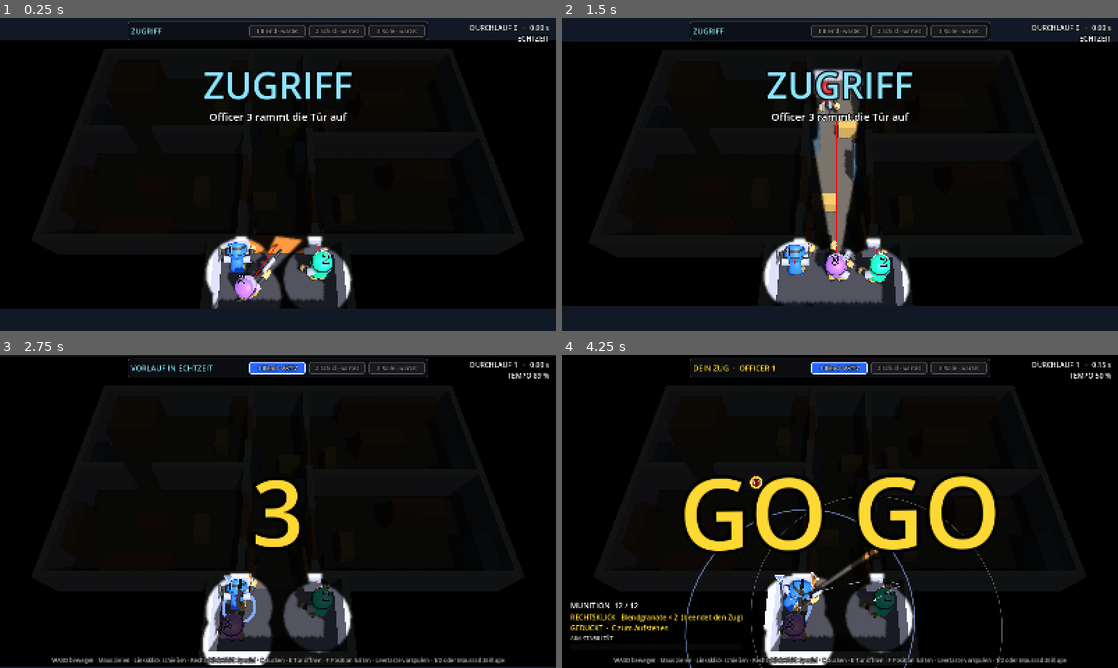
Above: before the commit, frames 1-4 (two rows, left to right).
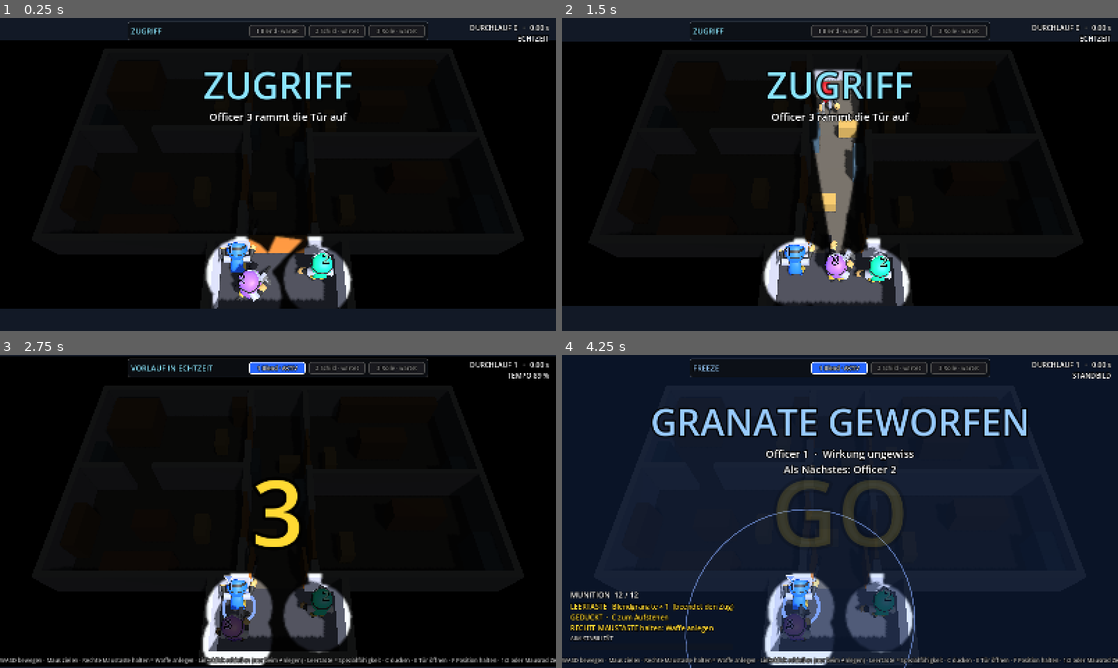
Above: after the commit, the same moments.

Repository: mathologyyy/showdown
Game: Godot game, scene res://scenes/main.tscn
The game is run twice, just before and just after one commit, with the same random seed, the same clock (stepped at 60 frames per second) and the same inputs.
Inputs (mouse positions are in pixels of both pictures, inside the frame that each line leads up to):
- Up to frame 1 (0.25 s): no input
- Up to frame 2 (1.5 s): tap Enter at 0.5 s; move the mouse to (962, 158) at 0.52 s; hold D 0.53-1.28 s; hold Shift 0.53-1.28 s; click (962, 158) at 0.67 s; tap Space at 0.77, 0.8, 1.07, 1.35 s; move the mouse to (728, 190) at 1.27 s; hold S from 1.28 s (still down); click (728, 190) at 1.42 s
- Up to frame 3 (2.75 s): tap Space at 1.52, 1.82, 2.3 s; tap Shift at 1.55 s; move the mouse to (333, 442) at 2.02 s; release S at 2.03 s; hold D from 2.03 s (still down); hold Shift from 2.03 s (still down); click (333, 442) at 2.17 s
- Up to frame 4 (4.25 s): move the mouse to (812, 574) at 2.77 s; release D at 2.78 s; release Shift at 2.78 s; hold W 2.78-3.53 s; tap F at 2.85 s; click (812, 574) at 2.92 s; tap Space at 3.02, 3.32 s; tap Shift at 3.05 s; move the mouse to (1006, 558) at 3.52 s; hold A from 3.53 s (still down); hold Space from 3.53 s (still down); tap Enter at 3.6 s; click (1006, 558) at 3.67 s

The runs differ from the first frame. In frame 1, 0.8% of the frame differs, in the area x 40-60%, y 72-91%; in frame 2, 0.3%; in frame 3, 1.4%; in frame 4, 92%, in the area x 0-100%, y 0-100%.

Commit message:
Zielen: Waffe per rechter Maustaste anlegen, Spezialfähigkeit auf Leertaste
Co-Authored-By: Claude Fable 5.2 <noreply@anthropic.com>

Diff:
--- a/showdown/gameplay_tweaks.cfg
+++ b/showdown/gameplay_tweaks.cfg
@@ -16,6 +16,8 @@
 crouch_speed_factor = 0.7
 ; Lauftempo mit erhobenem Schild (Faktor auf move_speed)
 shield_speed_factor = 0.55
+; Lauftempo mit angelegter Waffe (Faktor auf move_speed)
+aim_move_speed_factor = 1.0
 ; wie schnell die Waffe dem Mauszeiger folgt (1/s Spielzeit), bisher aim_follow
 aim_turn_speed = 6.0
 ; Spielsekunden Stillstand bis volle Stabilität, bisher stabilize_time
--- a/showdown/scripts/actor.gd
+++ b/showdown/scripts/actor.gd
@@ -53,6 +53,7 @@
 	model = CharacterModel.new()
 	_visual.add_child(model)
 	model.build(kind, p_color)
+	model.set_aiming(kind == "enemy")   # Gegner vorerst immer im Anschlag (wird später von der KI gesteuert)
 
 	if label != "":
 		var l := Label3D.new()
--- a/showdown/scripts/character_model.gd
+++ b/showdown/scripts/character_model.gd
@@ -24,6 +24,7 @@
 
 var _anim: AnimationPlayer
 var _armed := false
+var _aiming := false         # Waffe angelegt (Zielhaltung); nur optisch
 var _state := ""
 var _dead := false
 var _inst: Node3D
@@ -101,6 +102,16 @@
 		_enter(want)
 
 
+## Waffe anlegen/gesenkt. Merkt den Wert und wechselt sofort die Pose, solange die
+## Figur steht, geht oder läuft; bei toten/rollenden Figuren wird nur der Wert gemerkt.
+func set_aiming(on: bool) -> void:
+	if on == _aiming:
+		return
+	_aiming = on
+	if _state == "stand" or _state == "walk" or _state == "run":
+		_enter(_state)
+
+
 ## Abdunkeln über ein halbtransparentes schwarzes Overlay auf allen Meshes.
 func set_dim(on: bool) -> void:
 	if on == _dimmed:
@@ -180,16 +191,26 @@
 	_state = state
 	match state:
 		"run":
-			_anim.play("Run_Shoot" if _armed else "Run", blend)
+			if _armed:
+				_anim.play("Run_Shoot" if _aiming else "Run_Gun", blend)
+			else:
+				_anim.play("Run", blend)
 		"walk":
-			_anim.play("Walk_Shoot" if _armed else "Walk", blend)
+			if _armed:
+				_anim.play("Walk_Shoot" if _aiming else "Walk", blend)
+			else:
+				_anim.play("Walk", blend)
 		"stand":
-			# Standbilder mit Abspieltempo 0 (statt pause()), damit das Überblenden
-			# aus der vorigen Animation trotzdem zu Ende läuft.
 			if _armed:
-				# Zielhaltung = erstes Bild der Schuss-Animation
-				_anim.play("Idle_Shoot", blend, 0.0)
-				_anim.seek(0.0, true)
+				if _aiming:
+					# Zielhaltung = erstes Bild der Schuss-Animation. Standbilder mit
+					# Abspieltempo 0 (statt pause()), damit das Überblenden aus der
+					# vorigen Animation trotzdem zu Ende läuft.
+					_anim.play("Idle_Shoot", blend, 0.0)
+					_anim.seek(0.0, true)
+				else:
+					# Waffe gesenkt: normale Stand-Animation, loopt
+					_anim.play("Idle", blend)
 			else:
 				# Geiseln kauern am Boden
 				_anim.play("Duck", 0.0, 0.0)
--- a/showdown/scripts/game_manager.gd
+++ b/showdown/scripts/game_manager.gd
@@ -10,7 +10,8 @@
 ## und der Spieler übernimmt den nächsten Officer ("Übernahme"). Vor jeder Übernahme
 ## läuft ein Countdown 3 – 2 – 1 – GO GO GO.
 ##
-## Spezialfähigkeiten (Aktionstaste): Blendgranate, Schild, Hechtrolle – siehe officer.gd.
+## Spezialfähigkeiten (Leertaste): Blendgranate, Schild, Hechtrolle – siehe officer.gd.
+## Rechte Maustaste halten legt die Waffe an (Laser, Streubogen, Schießen).
 ## Kugeln prallen an Metall-Objekten (Level.METAL) ab.
 ##
 ## Sind in einer Auswertung alle Gegner ausgeschaltet, folgt das Abschluss-Replay
@@ -85,7 +86,8 @@
 var active: Officer = null
 var rounds := RoundSystem.new()
 
-## Optional für Tests/Bots: ersetzt Maus+Tastatur. Liefert {move: Vector2, aim: Vector3}.
+## Optional für Tests/Bots: ersetzt Maus+Tastatur.
+## Liefert {move: Vector2, aim: Vector3, action: bool, aim_hold: bool} (aim_hold optional).
 var input_provider: Callable
 
 var _all: Array[Actor] = []          # officers + enemies + hostages, feste Reihenfolge
@@ -620,7 +622,7 @@
 				var crouch := _crouch_req
 				_crouch_req = false
 				var shield_before := o.shield_up
-				var thrown := o.control_tick(inp.move, inp.aim, held, pressed, crouch, dt)
+				var thrown := o.control_tick(inp.move, inp.aim, inp.get("aim_hold", false), held, pressed, crouch, dt)
 				_track.add_frame(o)
 				if thrown:
 					var target := _grenade_target(o, inp.aim)
@@ -1063,15 +1065,13 @@
 	if event is InputEventMouseButton and event.pressed:
 		if event.button_index == MOUSE_BUTTON_LEFT:
 			request_fire()
-		elif event.button_index == MOUSE_BUTTON_RIGHT:
-			request_action()
 		elif event.button_index == MOUSE_BUTTON_WHEEL_UP:
 			TimeControl.adjust(0.01)
 		elif event.button_index == MOUSE_BUTTON_WHEEL_DOWN:
 			TimeControl.adjust(-0.01)
 	elif event is InputEventKey and event.pressed and not event.echo:
 		match event.physical_keycode:
-			KEY_SHIFT:
+			KEY_SPACE:
 				request_action()
 			KEY_F, KEY_ENTER:
 				request_hold()
@@ -1133,9 +1133,9 @@
 	if Input.is_physical_key_pressed(KEY_S): move.y += 1.0
 	if Input.is_physical_key_pressed(KEY_A): move.x -= 1.0
 	if Input.is_physical_key_pressed(KEY_D): move.x += 1.0
-	var action := Input.is_mouse_button_pressed(MOUSE_BUTTON_RIGHT) \
-			or Input.is_physical_key_pressed(KEY_SHIFT)
-	return {"move": move.normalized(), "aim": _mouse_world_point(), "action": action}
+	var action := Input.is_physical_key_pressed(KEY_SPACE)
+	return {"move": move.normalized(), "aim": _mouse_world_point(), "action": action,
+			"aim_hold": Input.is_mouse_button_pressed(MOUSE_BUTTON_RIGHT)}
 
 
 ## Mauszeiger auf die Ebene in Schusshöhe projiziert.
@@ -1157,9 +1157,6 @@
 	var real_dt := minf((now - _last_usec) / 1000000.0, 0.1)
 	_last_usec = now
 	_time += real_dt
-
-	TimeControl.fast_forward = phase == Phase.PLAYING and _taken \
-			and Input.is_physical_key_pressed(KEY_SPACE)
 
 	# Vorlauf in Echtzeit, dann Countdown mit Abbremsen auf Zeitlupe
 	if phase == Phase.PLAYING and not _taken:
@@ -1236,18 +1233,20 @@
 		# Officer, die gerade nicht gespielt werden, treten optisch zurück
 		var dim := active != null and o != active and (phase == Phase.PLAYING or phase == Phase.BREAK)
 		o.set_dim(dim)
-		beam.visible = o.alive
+		# Laser nur, wenn der Officer lebt UND die Waffe angelegt hat
+		beam.visible = o.alive and o.aiming
 		beam2.visible = false
 		if not o.alive:
 			continue
 		var ends := _laser_ends(o, poses[i].pos, poses[i].yaw)
-		beam.set_alpha(0.3 if dim else 0.9)
-		beam.set_points(ends[0], ends[1])
-		if ends.size() > 2:
-			# Laser spiegelt sich an Metall: zeigt, wohin ein Abpraller fliegen würde
-			beam2.visible = true
-			beam2.set_alpha(0.15 if dim else 0.55)
-			beam2.set_points(ends[1], ends[2])
+		if beam.visible:
+			beam.set_alpha(0.3 if dim else 0.9)
+			beam.set_points(ends[0], ends[1])
+			if ends.size() > 2:
+				# Laser spiegelt sich an Metall: zeigt, wohin ein Abpraller fliegen würde
+				beam2.visible = true
+				beam2.set_alpha(0.15 if dim else 0.55)
+				beam2.set_points(ends[1], ends[2])
 		if o == active and (phase == Phase.PLAYING or phase == Phase.BREAK):
 			_highlight_active(o, poses[i], ends)
 
@@ -1331,7 +1330,7 @@
 	_active_ring.scale = Vector3(pulse, 0.15, pulse)
 	(_active_ring.material_override as StandardMaterial3D).albedo_color = col
 	_fx.marker = {"pos": pose.pos, "color": col}
-	if _taken:
+	if _taken and o.aiming:
 		# Streuung: Bogen mit Radius = Entfernung zum Laser-Ende, Öffnung = ± Streuwinkel
 		_fx.arc = {"origin": ends[0], "yaw": pose.yaw, "spread": o.current_spread(),
 			"dist": (ends[0] as Vector3).distance_to(ends[1])}
@@ -1445,13 +1444,15 @@
 	var text := ""
 	match o.role:
 		"flash":
-			text = "RECHTSKLICK   Blendgranate × %d" % o.grenades \
+			text = "LEERTASTE   Blendgranate × %d" % o.grenades \
 					+ ("  (beendet den Zug)" if GRENADE_ENDS_TURN else "")
 		"shield":
-			text = "RECHTSKLICK   Schild heben" + ("  (beendet den Zug)" if SHIELD_ENDS_TURN else "")
+			text = "LEERTASTE   Schild heben" + ("  (beendet den Zug)" if SHIELD_ENDS_TURN else "")
 		"roll":
-			text = "RECHTSKLICK   Hechtrolle  ·  " + ("bereit" if o.roll_ready() >= 1.0 else "lädt …")
-	return text + ("\nGEDUCKT  ·  C zum Aufstehen" if o.crouched else "\nC zum Ducken")
+			text = "LEERTASTE   Hechtrolle  ·  " + ("bereit" if o.roll_ready() >= 1.0 else "lädt …")
+	var aim_line := "WAFFE ANGELEGT  ·  Linksklick schießt" if o.aiming \
+			else "RECHTE MAUSTASTE halten: Waffe anlegen"
+	return text + ("\nGEDUCKT  ·  C zum Aufstehen" if o.crouched else "\nC zum Ducken") + "\n" + aim_line
 
 
 # --- Hilfen ---------------------------------------------------------------------
--- a/showdown/scripts/hud.gd
+++ b/showdown/scripts/hud.gd
@@ -133,7 +133,7 @@
 	_hint.offset_top = -34
 	_hint.offset_bottom = -10
 	_hint.horizontal_alignment = HORIZONTAL_ALIGNMENT_CENTER
-	_hint.text = "WASD bewegen · Maus zielen · Linksklick schießen · Rechtsklick/Shift Spezial · C ducken · E Tür öffnen · F Position halten · Leertaste vorspulen · 1/2 oder Mausrad Zeitlupe"
+	_hint.text = "WASD bewegen · Maus zielen · Rechte Maustaste halten = Waffe anlegen · Linksklick schießen (nur beim Anlegen) · Leertaste = Spezialfähigkeit · C ducken · E Tür öffnen · F Position halten · 1/2 oder Mausrad Zeitlupe"
 
 	# --- Tafel in der Mitte (Fehlschlag, Ergebnis) ---
 	_panel = PanelContainer.new()
--- a/showdown/scripts/officer.gd
+++ b/showdown/scripts/officer.gd
@@ -3,7 +3,8 @@
 ## Ein SEK-Officer. Wird entweder vom Spieler gesteuert (control_tick) oder
 ## vom GameManager aus einer Aufzeichnung nachgefahren (Actor.apply_frame + apply_flags).
 ##
-## Jeder Officer hat eine Spezialfähigkeit auf der Aktionstaste:
+## Zielen: Rechte Maustaste halten legt die Waffe an (Laser, Streubogen, Schießen).
+## Jeder Officer hat eine Spezialfähigkeit auf der Aktionstaste (Leertaste):
 ##   "flash"  – wirft eine Blendgranate zum Mauszeiger
 ##   "shield" – hält, solange die Taste gedrückt ist, ein Schild vor sich
 ##   "roll"   – Hechtrolle in Laufrichtung
@@ -12,6 +13,7 @@
 const FLAG_SHIELD := 1
 const FLAG_ROLL := 2
 const FLAG_CROUCH := 4
+const FLAG_AIM := 8
 ## Schild als Strecke quer vor dem Officer (für die Kugel-Berechnung im GameManager).
 const SHIELD_DIST := 0.5
 const SHIELD_HALF_WIDTH := 0.7
@@ -26,6 +28,7 @@
 @export var max_ammo := 12
 @export var max_grenades := 2
 @export var shield_speed_factor := 0.55  # Lauftempo mit erhobenem Schild
+@export var aim_move_speed_factor := 1.0 # Lauftempo mit angelegter Waffe
 @export var crouch_speed_factor := 0.7   # Lauftempo geduckt
 @export var roll_speed_factor := 2.0     # Tempo der Rolle als Vielfaches von move_speed
 @export var roll_time := 0.42            # Dauer der Rolle
@@ -38,6 +41,7 @@
 ## 0..1, lädt beim Stillstehen auf, Bewegung setzt sie zurück.
 var stability := 0.0
 var shield_up := false
+var aiming := false                       # Waffe angelegt
 var rolling := false
 var crouched := false
 var ram: Node3D                          # Rammbock (nur im Intro sichtbar)
@@ -54,6 +58,7 @@
 	move_speed = Tweaks.num("player", "move_speed", 3.2)
 	crouch_speed_factor = Tweaks.num("player", "crouch_speed_factor", 0.7)
 	shield_speed_factor = Tweaks.num("player", "shield_speed_factor", 0.55)
+	aim_move_speed_factor = Tweaks.num("player", "aim_move_speed_factor", 1.0)
 	aim_follow = Tweaks.num("player", "aim_turn_speed", 6.0)
 	stabilize_time = Tweaks.num("player", "aim_steady_time", 0.6)
 	spread_max_deg = Tweaks.num("player", "spread_max_deg", 7.0)
@@ -73,9 +78,10 @@
 		_build_shield()
 
 
-## Einen Simulations-Tick lang steuern. action_held/action_pressed: Aktionstaste.
+## Einen Simulations-Tick lang steuern. aim_held: rechte Maustaste gehalten (Waffe
+## anlegen). action_held/action_pressed: Aktionstaste (Leertaste, Spezialfähigkeit).
 ## Liefert true, wenn in diesem Tick eine Blendgranate geworfen wird.
-func control_tick(move: Vector2, aim_point: Vector3, action_held: bool, action_pressed: bool,
+func control_tick(move: Vector2, aim_point: Vector3, aim_held: bool, action_held: bool, action_pressed: bool,
 		crouch_toggle: bool, dt: float) -> bool:
 	if crouch_toggle:
 		set_crouched(not crouched)
@@ -101,6 +107,9 @@
 				_roll_dir = Vector3(move.x, 0.0, move.y) if move.length_squared() > 0.001 else forward()
 				_set_rolling(true)
 
+	# Waffe anlegen: nur mit gehaltener Ziel-Taste, nie mit erhobenem Schild oder während der Rolle
+	_set_aiming(aim_held and not shield_up and not rolling)
+
 	if _roll_left > 0.0:
 		# Rolle: fester Satz in Startrichtung, nicht lenkbar
 		move_step(_roll_dir * move_speed * roll_speed_factor * dt)
@@ -112,12 +121,15 @@
 		return false
 
 	var factor := shield_speed_factor if shield_up else 1.0
+	if aiming:
+		factor *= aim_move_speed_factor
 	if crouched:
 		factor *= crouch_speed_factor
 	move_step(Vector3(move.x, 0.0, move.y) * move_speed * factor * dt)
 
 	_recover = maxf(0.0, _recover - dt)
-	if move.length_squared() > 0.001 or shield_up or _recover > 0.0:
+	# Stabilität lädt nur mit angelegter Waffe und im Stillstand auf
+	if not aiming or move.length_squared() > 0.001 or shield_up or _recover > 0.0:
 		stability = 0.0
 	else:
 		stability = minf(1.0, stability + dt / stabilize_time)
@@ -125,7 +137,7 @@
 
 
 func can_fire() -> bool:
-	return ammo > 0 and not shield_up and not rolling
+	return ammo > 0 and aiming and not shield_up and not rolling
 
 
 ## 0..1: wie weit die Rolle wieder bereit ist.
@@ -155,11 +167,12 @@
 
 
 func flags() -> int:
-	return (FLAG_SHIELD if shield_up else 0) | (FLAG_ROLL if rolling else 0) \
-			| (FLAG_CROUCH if crouched else 0)
+	return (FLAG_AIM if aiming else 0) | (FLAG_SHIELD if shield_up else 0) \
+			| (FLAG_ROLL if rolling else 0) | (FLAG_CROUCH if crouched else 0)
 
 
 func apply_flags(f: int) -> void:
+	_set_aiming(f & FLAG_AIM != 0)
 	_set_shield(f & FLAG_SHIELD != 0)
 	_set_rolling(f & FLAG_ROLL != 0)
 	set_crouched(f & FLAG_CROUCH != 0)
@@ -190,6 +203,11 @@
 	ram.visible = false
 
 
+func _set_aiming(on: bool) -> void:
+	aiming = on
+	model.set_aiming(on)
+
+
 func _set_shield(on: bool) -> void:
 	shield_up = on
 	if _shield_mesh:
@@ -204,6 +222,7 @@
 func set_alive(value: bool, instant := false) -> void:
 	super(value, instant)
 	if not value:
+		_set_aiming(false)
 		_set_shield(false)
 		rolling = false
 
@@ -252,6 +271,7 @@
 	_roll_left = 0.0
 	_roll_cd = 0.0
 	_recover = 0.0
+	_set_aiming(false)
 	_set_shield(false)
 	_set_rolling(false)
 	set_crouched(s.crouched and alive)
--- a/showdown/scripts/time_control.gd
+++ b/showdown/scripts/time_control.gd
@@ -13,11 +13,8 @@
 const SIM_HZ := 480
 const DT := 1.0 / SIM_HZ
 
-## Zeitlupe im normalen Spiel (0.10 = 10 % Echtzeit). Im Spiel mit Q/E änderbar.
+## Zeitlupe im normalen Spiel (0.10 = 10 % Echtzeit). Mit 1/2 oder Mausrad änderbar.
 var slowmo_scale := 0.10
-## Multiplikator, solange "Vorspulen" (Leertaste) gehalten wird.
-var fast_forward_factor := 5.0
-var fast_forward := false
 ## > 0: fester Wert, der die Zeitlupe überschreibt (Auswertung, Abschluss-Replay = 1.0).
 var override_scale := -1.0
 
@@ -33,7 +30,7 @@
 func current_scale() -> float:
 	if override_scale > 0.0:
 		return override_scale
-	return slowmo_scale * (fast_forward_factor if fast_forward else 1.0)
+	return slowmo_scale
 
 
 func adjust(step: float) -> void:
